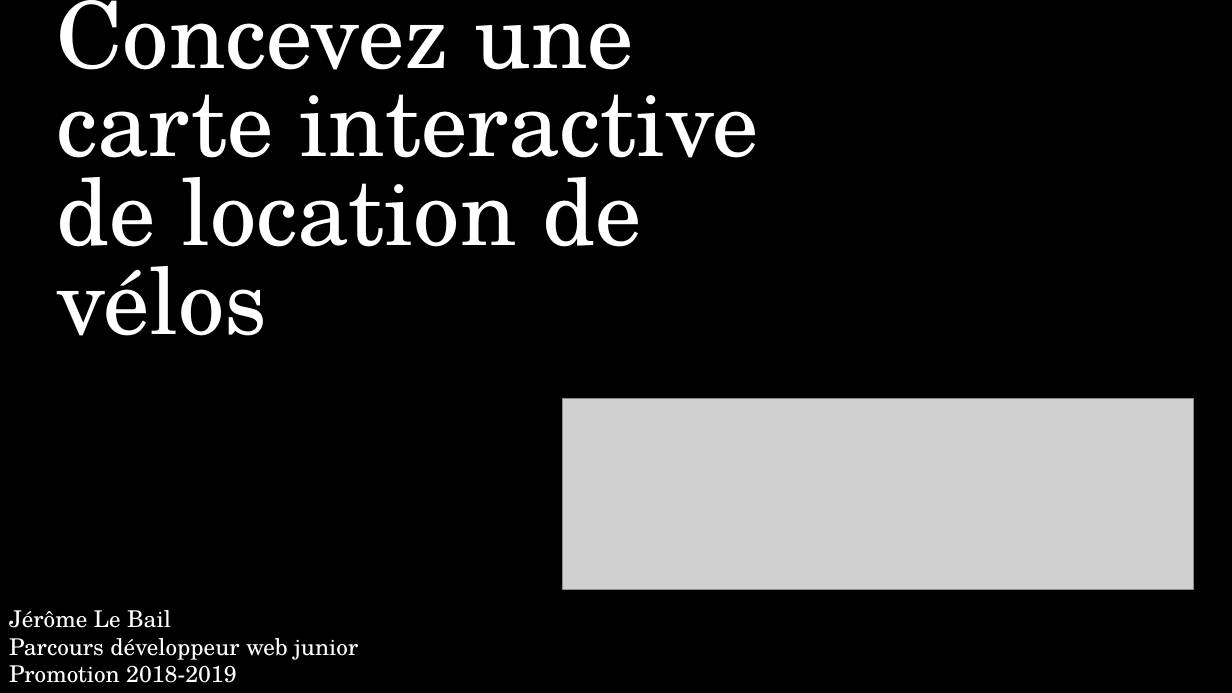
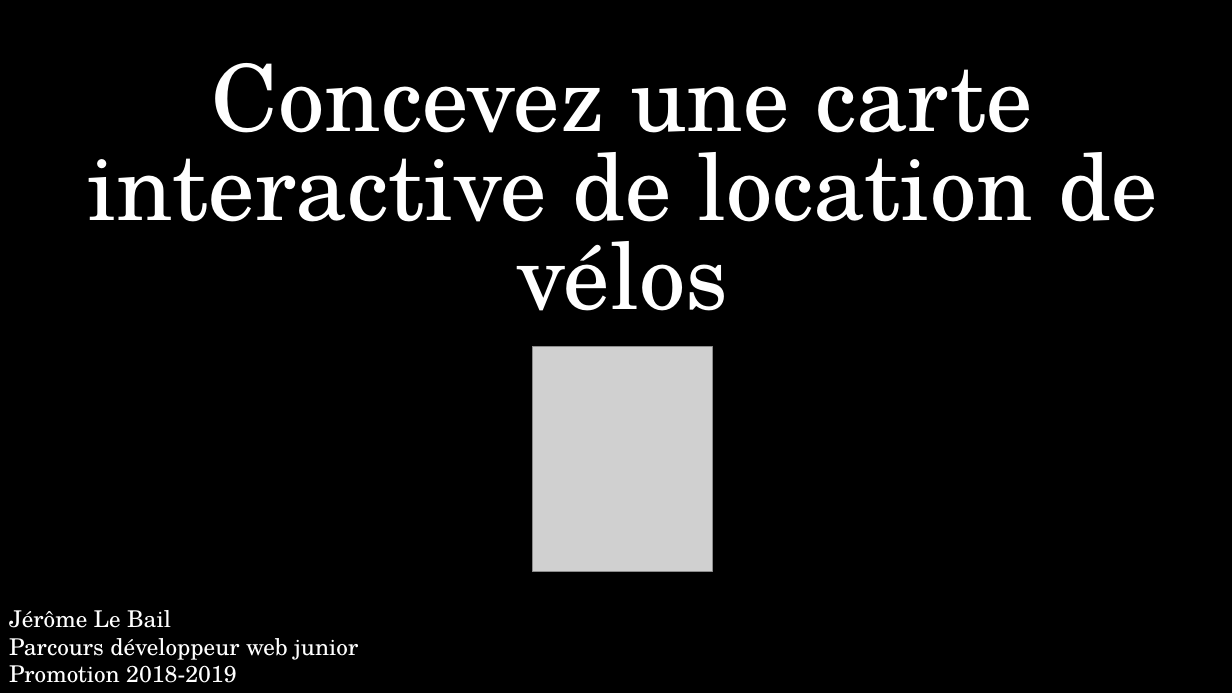
Before and after one commit to JEROME0905/P3_bikemap, a slide deck: slide 1 of P3_bikemaps.pptx. Drawn at 1232x693 pixels with LibreOffice and Linux fonts; fonts in the diff are those of the drawing; grey boxes stand for pictures; background and template pictures are left out. Boxes give left, top, right and bottom in pixels: in the first picture for what was removed or moved away, otherwise in the second. Text is boxed around its words. In the diff, an @@ line names an element or a change of style, - is before the commit and + after.

Commit message:
Mise à jour des images du diaporama suite à la refonte du site

```diff
--- a/P3_bikemaps.pptx
+++ b/P3_bikemaps.pptx
@@ title "Concevez une carte interactive de ...": place and size @@
-title "Concevez une carte interactive de ..." at box(56, 0, 760, 336)
+title "Concevez une carte interactive de ..." at box(87, 63, 1157, 311)
@@ title "Concevez une carte interactive de ..." at box(87, 63, 1157, 311): alignment left to centre @@
@@ picture added at box(532, 347, 713, 572) @@
@@ picture removed at box(563, 398, 1193, 590) @@
```
Also in this commit, not shown: 3 other slides changed, 2 slides added.
